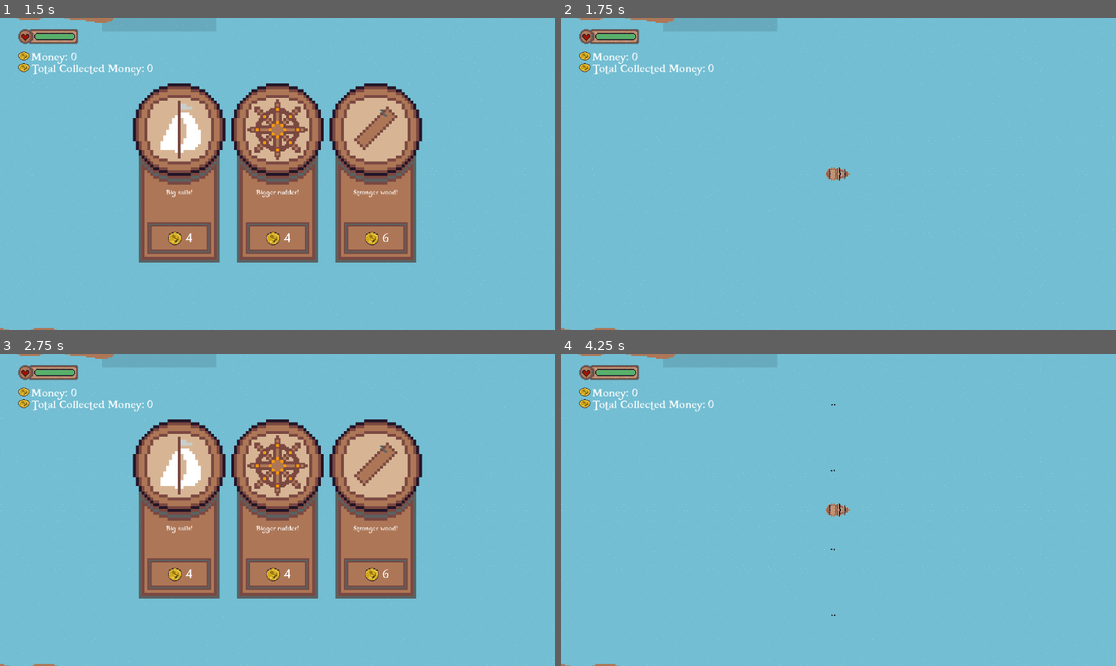
Above: before the commit, frames 1-4 (two rows, left to right).
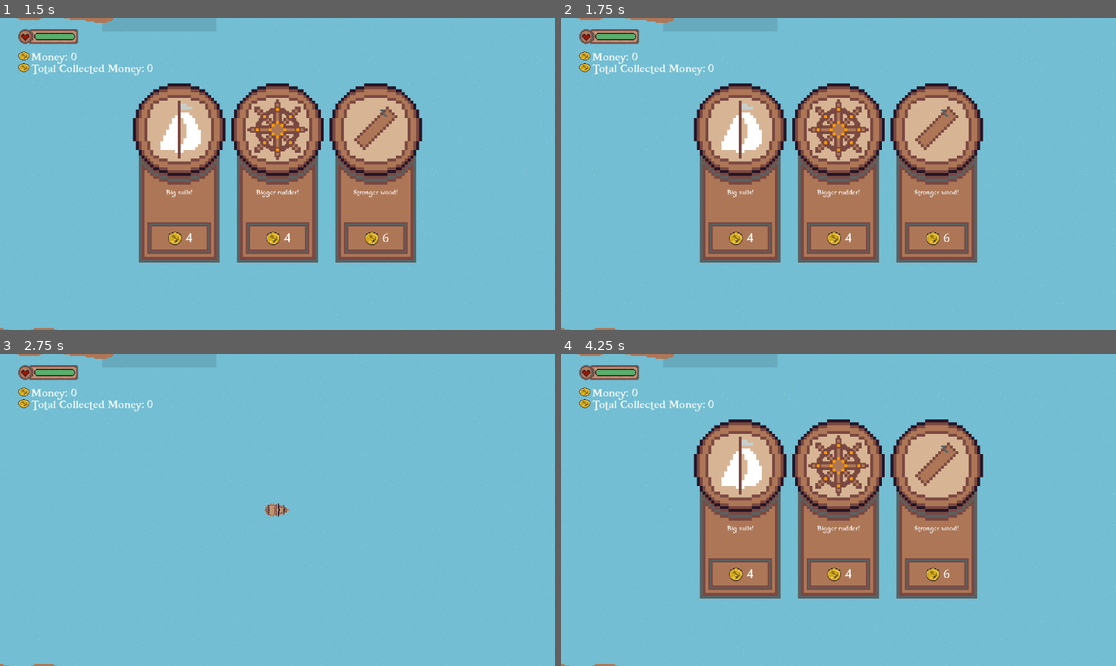
Above: after the commit, the same moments.

Repository: NotAhDog/Pirasea
Game: Godot game, scene res://Scenes/Menu.tscn
The game is run twice, just before and just after one commit, with the same random seed, the same clock (stepped at 60 frames per second) and the same inputs.
Inputs:
- Up to frame 1 (1.5 s): click "PLAY" at 0.5 s; tap Enter at 1.25 s; hold D (right) from 1.28 s (still down); tap E (shop) at 1.35 s
- Up to frame 2 (1.75 s): keep holding D (right); tap E (shop) at 1.52 s
- Up to frame 3 (2.75 s): tap E (shop) at 1.82, 2.27, 2.3, 2.57 s; release D (right) at 2.03 s; hold S (backwards) from 2.03 s (still down); tap W (foward) at 2.1 s
- Up to frame 4 (4.25 s): release S (backwards) at 2.78 s; hold D (right) from 2.78 s (still down); tap E (shop) at 2.85, 3.77, 3.8, 4.07 s; tap Space at 3.5 s; tap W (foward) at 3.6 s

Frame 1 is identical in both runs. In frame 2, 25% of the frame differs, in the area x 23-77%, y 20-79%; in frame 3, 25%; in frame 4, 25%, in the area x 0-100%, y 0-100%.

Commit message:
Back up

Diff:
--- a/Pirasea/Scripts/ShopArea.gd
+++ b/Pirasea/Scripts/ShopArea.gd
@@ -1,21 +1,28 @@
 extends Area2D
 
 var player_in_area = true
+var timeout = false
 
 #player opening/closing the shop
-func _unhandled_key_input(event):
-	if Input.is_action_just_pressed("shop") and get_node("/root/Main/Shop").visible == true:
-		_close_shop()
-	elif Input.is_action_just_pressed("shop") and get_node("/root/Main/Shop").visible == false and player_in_area == true:
-		_open_shop()
+func _input(event): #The shop opens and closes multiple times when e is pressed once
+	if timeout == false and event.is_echo() == false:
+		print(event)
+		if Input.is_action_just_pressed("shop"):
+			timeout = true
+			if get_node("/root/Main/Shop").visible == true:
+				_close_shop()
+			elif player_in_area == true:
+				_open_shop()
+			await get_tree().create_timer(1).timeout
+			timeout = false
 
 #functions
 func _pause():
-	print("Paused")
+	print("pause")
 	get_node("/root/Main/Shop").show()
 
 func _unpause():
-	print("Unpaused")
+	print("unpause")
 	get_node("/root/Main/Shop").hide()
 
 
